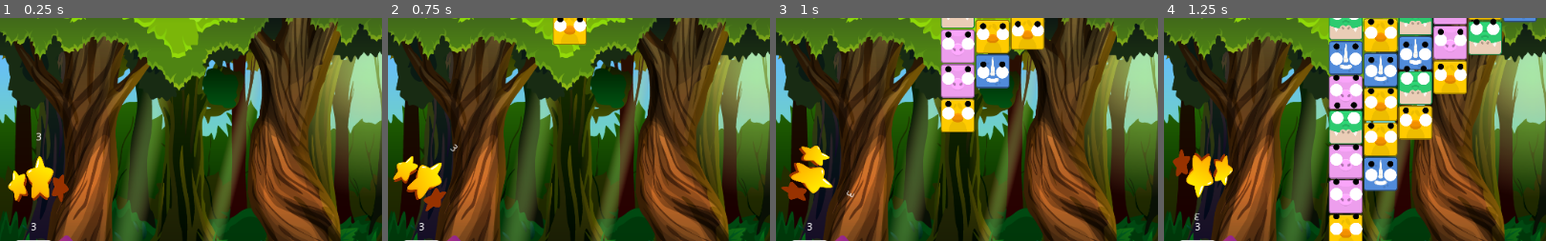
Above: before the commit, frames 1-4 (left to right).
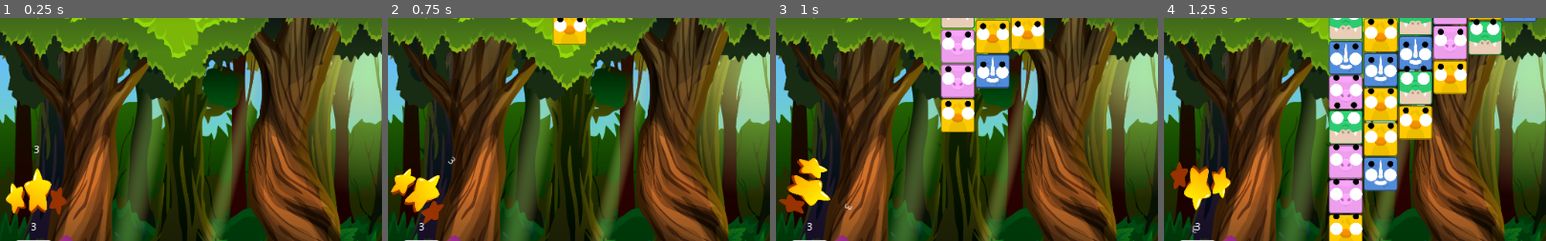
Above: after the commit, the same moments.

Repository: borkoDimitrov/AnimalBlocks
Game: Godot game, scene res://Level.tscn
The game is run twice, just before and just after one commit, with the same random seed, the same clock (stepped at 60 frames per second) and the same inputs.
Inputs (mouse positions are % of the whole screen's width and height, from its top left):
- Up to frame 1 (0.25 s): no input
- Up to frame 2 (0.75 s): click (5, 50) at 0.52 s
- Up to frame 3 (1 s): no input
- Up to frame 4 (1.25 s): no input
The pictures show only the part of the screen within x 0-50%, y 14-64%; the shares and areas given below are measured in that part.

The runs differ from the first frame. In frame 1, 2.2% of the frame differs, in the area x 1-18%, y 51-89%; in frame 2, 2.3%, in the area x 0-19%, y 56-93%; in frame 3, 2.1%; in frame 4, 2.2%.

Commit message:
Add new architecture for skill buttons

Diff:
--- a/Globals.gd
+++ b/Globals.gd
@@ -5,6 +5,5 @@
 var first_block : RigidBody2D
 
 signal HANDLE_TILE_CLICKED(tile)
-signal HANDLE_MATCH_TILES(matches_count)
 signal HANDLE_SKILL_ACTIVATION(current_skill)
-signal HANDLE_SKILL_DEACTIVATION(current_skill)
+signal HANDLE_SET_MATCH_COUNT(count)
--- a/Level.gd
+++ b/Level.gd
@@ -14,10 +14,9 @@
 var possible_tiles = []
 
 func _ready():
-	Globals.connect("HANDLE_MATCH_TILES", self, "HandleMatchTiles")
 	Globals.connect("HANDLE_TILE_CLICKED", self, "HandleTileClicked")
 	Globals.connect("HANDLE_SKILL_ACTIVATION", self, "HandleSkillActivation")
-	Globals.connect("HANDLE_SKILL_DEACTIVATION", self, "HandleSkillDeactivation")
+	Globals.connect("HANDLE_SET_MATCH_COUNT", self, "HandleSetMatchCount")
 #	$MusicPlayer.pick_song()
 
 	randomize()
@@ -61,64 +60,35 @@
 		player.connect("finished", player, "queue_free")
 
 func HandleTileClicked(tile):
-	if SmallBomb.IsActive():
-		HandleSmallBomb(tile)
+	for skill in $CanvasLayer/Skills.get_children():
+		if skill.IsActive() and skill.HandleTileClick(tile):
+			return
 
-	elif SwapTiles.IsActive():
-		HandleTileSwap(tile)
-
-	elif MatchTwoTiles.IsActive():
-		HandleMatchTwoTiles(tile)
-
-	else:
-		tile.HandleMatches()
-
-func HandleMatchTiles(matches_count_number):
-	if matches_count_number >= match_count:
-		$AudioPlayer.play_sound()
-		get_tree().call_group("matched", "VanishBlock")
-		get_tree().call_group("detectors", "DetectBlocks")
-
-#		yield(get_tree().create_timer(0.2), "timeout")
-#		var currentTiles = $Detectors.get_child(0).GetCurrentTilesCount()
+	HandleMatchTiles(tile)
 
 func HandleSkillActivation(current_skill):
 	for skill in $CanvasLayer/Skills.get_children():
 		if skill != current_skill:
 			skill.DeactivateSkill()
 
-func HandleSkillDeactivation(current_skill):
-	if current_skill == MatchTwoTiles:
-		match_count = 3
-	elif current_skill == SwapTiles:
-		if Globals.first_block != null:
-			Globals.first_block.HideNeighbours()
-			Globals.first_block = null
+func OnMatch():
+	$AudioPlayer.play_sound()
+	get_tree().call_group("matched", "VanishBlock")
+	get_tree().call_group("detectors", "DetectBlocks")
 
-func HandleMatchTwoTiles(tile):
-	match_count = 2
-	tile.HandleMatches()
-	MatchTwoTiles.UseSkill()
-	MatchTwoTiles.DeactivateSkill()
+	for skill in $CanvasLayer/Skills.get_children():
+		skill.OnMatchMade()
 
-func HandleSmallBomb(tile):
-	tile.DestroyBlock()
-	SmallBomb.UseSkill()
-	SmallBomb.DeactivateSkill()
+func HandleMatchTiles(tile):
+	var group_count = tile.MarkMatchingGroup()
 
-func HandleTileSwap(tile):
-	if Globals.first_block != null and Globals.first_block.IsNeighbour(tile):
-		tile.SwipeTwoBlocks()
-		SwapTiles.UseSkill()
-		SwapTiles.DeactivateSkill()
-	elif Globals.first_block != null:
-			Globals.first_block.HideNeighbours()
-			if Globals.first_block != tile:
-				Globals.first_block = tile
-				tile.ShowNeighbours()
-			else:
-				Globals.first_block = null
-				SwapTiles.DeactivateSkill()
-	else:
-		Globals.first_block = tile
-		tile.ShowNeighbours()
+	if group_count >= match_count:
+		OnMatch()
+
+#		yield(get_tree().create_timer(0.2), "timeout")
+#		var currentTiles = $Detectors.get_child(0).GetCurrentTilesCount()
+
+	tile.UnmarkMatchingGroup()
+
+func HandleSetMatchCount(count):
+	match_count = count
--- a/Level.tscn
+++ b/Level.tscn
@@ -6,7 +6,7 @@
 [ext_resource path="res://Utils/MusicPlayer.tscn" type="PackedScene" id=4]
 [ext_resource path="res://Skills/SmallBomb.tscn" type="PackedScene" id=5]
 [ext_resource path="res://Skills/SwapTiles.tscn" type="PackedScene" id=6]
-[ext_resource path="res://Skills/Match2.tscn" type="PackedScene" id=7]
+[ext_resource path="res://Skills/MatchTwoTiles.tscn" type="PackedScene" id=7]
 
 [sub_resource type="RectangleShape2D" id=1]
 extents = Vector2( 2000, 10 )
@@ -26,14 +26,14 @@
 
 [node name="Skills" type="Node2D" parent="CanvasLayer"]
 
-[node name="MatchTwoTiles" parent="CanvasLayer/Skills" instance=ExtResource( 7 )]
-position = Vector2( 51, 297 )
-
 [node name="SwapTiles" parent="CanvasLayer/Skills" instance=ExtResource( 6 )]
 position = Vector2( 56, 404 )
 
 [node name="SmallBomb" parent="CanvasLayer/Skills" instance=ExtResource( 5 )]
 position = Vector2( 41, 517 )
+
+[node name="MatchTwoTiles" parent="CanvasLayer/Skills" instance=ExtResource( 7 )]
+position = Vector2( 48, 314 )
 
 [node name="Floor" type="StaticBody2D" parent="."]
 position = Vector2( 0, 1600 )
--- a/Skills/BaseSkill.gd
+++ b/Skills/BaseSkill.gd
@@ -22,7 +22,6 @@
 	rotation_speed = 5
 
 func DeactivateSkill():
-	Globals.emit_signal("HANDLE_SKILL_DEACTIVATION", self)
 	is_active = false
 	rotation_speed = 0
 	rotation = 0
@@ -40,5 +39,11 @@
 	if not CanBeActivated():
 		$RichTextLabel.modulate = Color.red
 
+func OnMatchMade():
+	pass
+
+func HandleTileClick(_tile) -> bool:
+	return false
+
 func _physics_process(delta):
 	rotate(rotation_speed * delta)
--- a/Skills/Match2.tscn
+++ /dev/null
@@ -1,20 +0,0 @@
-[gd_scene load_steps=3 format=2]
-
-[ext_resource path="res://Skills/BaseSkill.tscn" type="PackedScene" id=1]
-[ext_resource path="res://Assets/Sprites/Icons/2Star.png" type="Texture" id=2]
-
-[node name="MatchTwoTiles" instance=ExtResource( 1 )]
-
-[node name="TextureButton" parent="." index="0"]
-margin_left = -40.0
-margin_top = -28.0
-margin_right = 41.0
-margin_bottom = 34.0
-texture_normal = ExtResource( 2 )
-expand = true
-
-[node name="RichTextLabel" parent="." index="1"]
-margin_left = -3.0
-margin_top = -60.0
-margin_right = 37.0
-margin_bottom = -20.0
--- /dev/null
+++ b/Skills/MatchTwoTiles.gd
@@ -0,0 +1,19 @@
+extends "res://Skills/BaseSkill.gd"
+
+func DeactivateSkill():
+	if not IsActive():
+		return
+
+	Globals.emit_signal("HANDLE_SET_MATCH_COUNT", 3)
+	.DeactivateSkill()
+
+func ActivateSkill():
+	.ActivateSkill()
+
+	if IsActive():
+		Globals.emit_signal("HANDLE_SET_MATCH_COUNT", 2)
+
+func OnMatchMade():
+	if IsActive():
+		UseSkill()
+		DeactivateSkill()
--- /dev/null
+++ b/Skills/MatchTwoTiles.tscn
@@ -0,0 +1,22 @@
+[gd_scene load_steps=4 format=2]
+
+[ext_resource path="res://Skills/MatchTwoTiles.gd" type="Script" id=1]
+[ext_resource path="res://Skills/BaseSkill.tscn" type="PackedScene" id=2]
+[ext_resource path="res://Assets/Sprites/Icons/2Star.png" type="Texture" id=3]
+
+[node name="MatchTwoTiles" instance=ExtResource( 2 )]
+script = ExtResource( 1 )
+
+[node name="TextureButton" parent="." index="0"]
+margin_left = -40.0
+margin_top = -28.0
+margin_right = 41.0
+margin_bottom = 34.0
+texture_normal = ExtResource( 3 )
+expand = true
+
+[node name="RichTextLabel" parent="." index="1"]
+margin_left = -3.0
+margin_top = -60.0
+margin_right = 37.0
+margin_bottom = -20.0
--- /dev/null
+++ b/Skills/SmallBomb.gd
@@ -0,0 +1,9 @@
+extends "res://Skills/BaseSkill.gd"
+
+
+func HandleTileClick(tile) -> bool:
+	tile.DestroyBlock()
+	UseSkill()
+	DeactivateSkill()
+
+	return true
--- a/Skills/SmallBomb.tscn
+++ b/Skills/SmallBomb.tscn
@@ -1,9 +1,11 @@
-[gd_scene load_steps=3 format=2]
+[gd_scene load_steps=4 format=2]
 
 [ext_resource path="res://Assets/Sprites/Icons/bomb.png" type="Texture" id=1]
 [ext_resource path="res://Skills/BaseSkill.tscn" type="PackedScene" id=2]
+[ext_resource path="res://Skills/SmallBomb.gd" type="Script" id=3]
 
 [node name="SmallBomb" instance=ExtResource( 2 )]
+script = ExtResource( 3 )
 
 [node name="TextureButton" parent="." index="0"]
 margin_left = -21.0
--- /dev/null
+++ b/Skills/SwapTiles.gd
@@ -0,0 +1,38 @@
+extends "res://Skills/BaseSkill.gd"
+
+var first_tile = null
+
+func DeactivateSkill():
+	if not IsActive():
+		return
+
+	if first_tile != null:
+		first_tile.HideNeighbours()
+		first_tile = null
+
+	.DeactivateSkill()
+
+func SwipeWithTile(second_tile):
+	second_tile.SwipePosWithNeighbour(first_tile.position)
+	first_tile.SwipePosWithNeighbour(second_tile.position)
+	first_tile.HideNeighbours()
+	first_tile = null
+
+func HandleTileClick(tile) -> bool:
+	if first_tile != null and first_tile.IsNeighbour(tile):
+		SwipeWithTile(tile)
+		UseSkill()
+		DeactivateSkill()
+	elif first_tile != null:
+			first_tile.HideNeighbours()
+			if first_tile != tile:
+				first_tile = tile
+				tile.ShowNeighbours()
+			else:
+				first_tile = null
+				DeactivateSkill()
+	else:
+		first_tile = tile
+		tile.ShowNeighbours()
+
+	return true
--- a/Skills/SwapTiles.tscn
+++ b/Skills/SwapTiles.tscn
@@ -1,9 +1,11 @@
-[gd_scene load_steps=3 format=2]
+[gd_scene load_steps=4 format=2]
 
 [ext_resource path="res://Skills/BaseSkill.tscn" type="PackedScene" id=1]
 [ext_resource path="res://Assets/Sprites/Icons/Checkbox.png" type="Texture" id=2]
+[ext_resource path="res://Skills/SwapTiles.gd" type="Script" id=3]
 
 [node name="SwapTiles" instance=ExtResource( 1 )]
+script = ExtResource( 3 )
 
 [node name="TextureButton" parent="." index="0"]
 margin_left = -36.0
--- a/TileTemplate.gd
+++ b/TileTemplate.gd
@@ -22,11 +22,13 @@
 func EnableBlockButton():
 	$TextureButton.disabled = false
 
-func HandleMatches():
+func MarkMatchingGroup() -> int:
 	var count = [0]
 	AddToGroup(count)
 
-	Globals.emit_signal("HANDLE_MATCH_TILES", count.front())
+	return count.front()
+
+func UnmarkMatchingGroup():
 	get_tree().call_group("matched", "RemoveFromGroup")
 
 func ShowNeighbours():
@@ -43,7 +45,7 @@
 	return false
 
 func HideNeighbours():
-	for ray in Globals.first_block.raycasts:
+	for ray in raycasts:
 		var tileCollider = ray.get_collider()
 		if tileCollider != null:
 			tileCollider.anim_player.play("RESET")
@@ -80,9 +82,3 @@
 	if key == ":position":
 		Physics2DServer.area_set_param(get_viewport().find_world_2d().get_space(),
 		Physics2DServer.AREA_PARAM_GRAVITY, 98)
-
-func SwipeTwoBlocks():
-	SwipePosWithNeighbour(Globals.first_block.position)
-	Globals.first_block.SwipePosWithNeighbour(position)
-	Globals.first_block.HideNeighbours()
-	Globals.first_block = null
